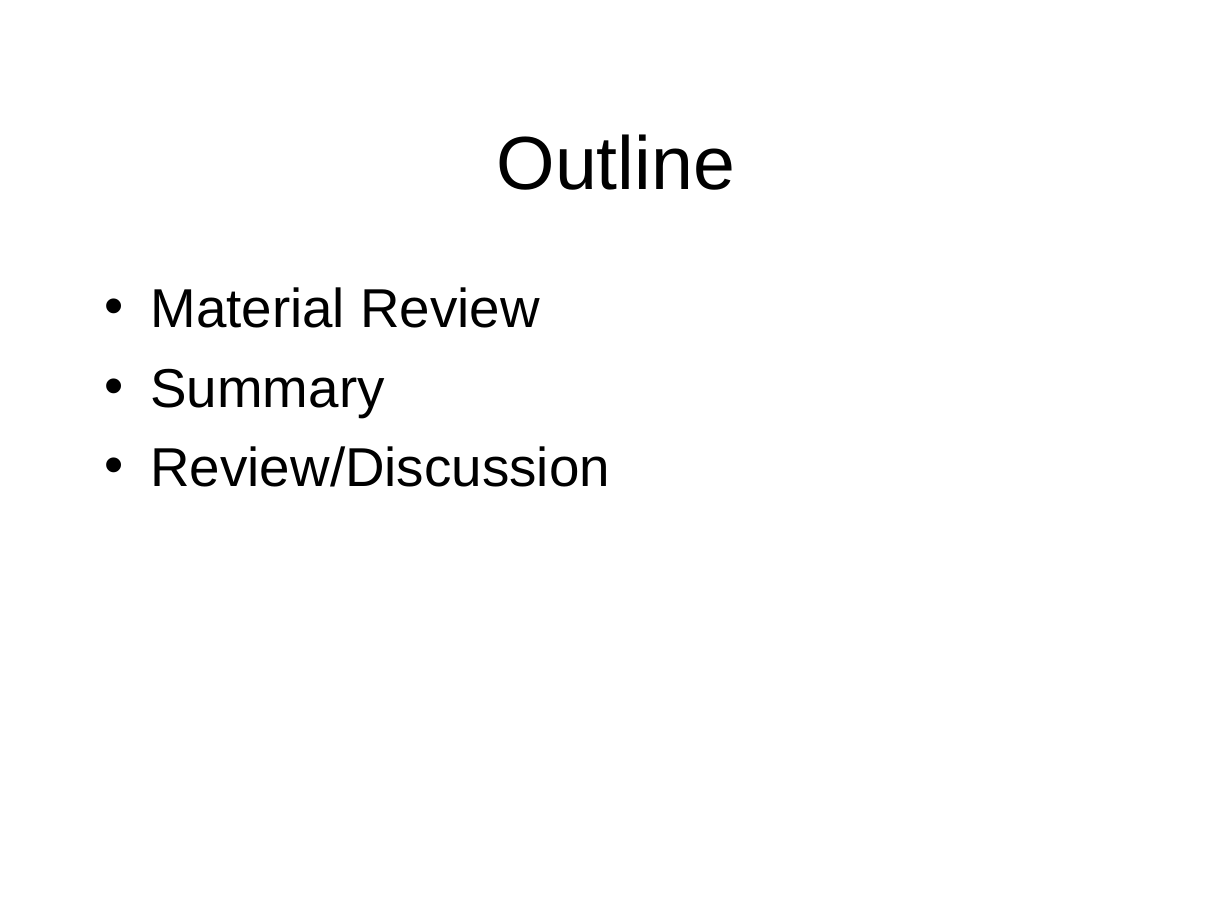
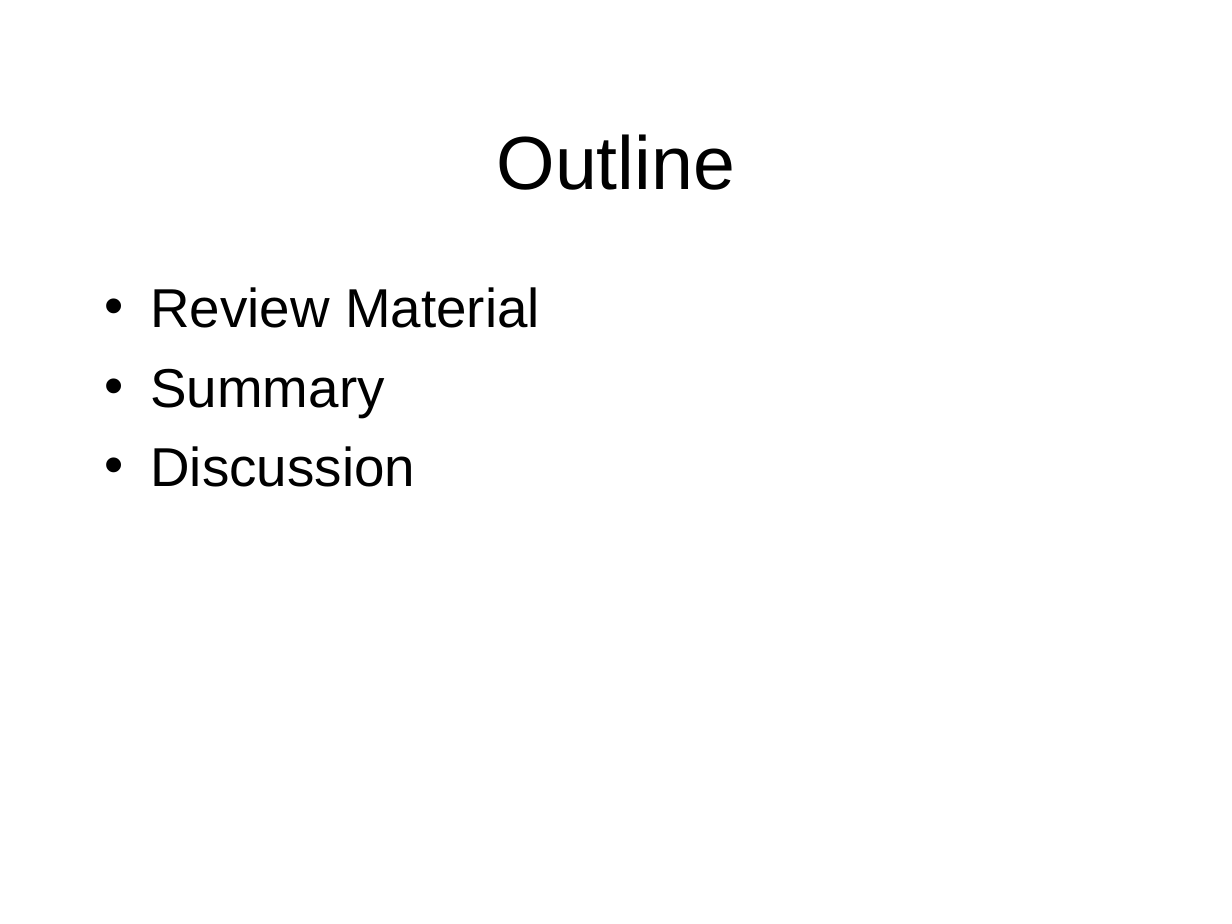
Before and after one commit to octaviordz/zjnu2017.github.io, a slide deck: slide 2 of WAD/lectures/150--Review.pptx. Drawn at 1232x924 pixels with LibreOffice and Linux fonts; fonts in the diff are those of the drawing. Boxes give left, top, right and bottom in pixels: in the first picture for what was removed or moved away, otherwise in the second. Text is boxed around its words. In the diff, an @@ line names an element or a change of style, - is before the commit and + after.

```diff
--- a/WAD/lectures/150--Review.pptx
+++ b/WAD/lectures/150--Review.pptx
@@ text at [150, 287, 540, 328]: text changed @@
-• Material Review
+• Review Material
@@ text at [150, 446, 415, 487]: text changed @@
-• Review/Discussion
+• Discussion
```
Also in this commit, not shown: 1 other slide changed, 3 other files.
